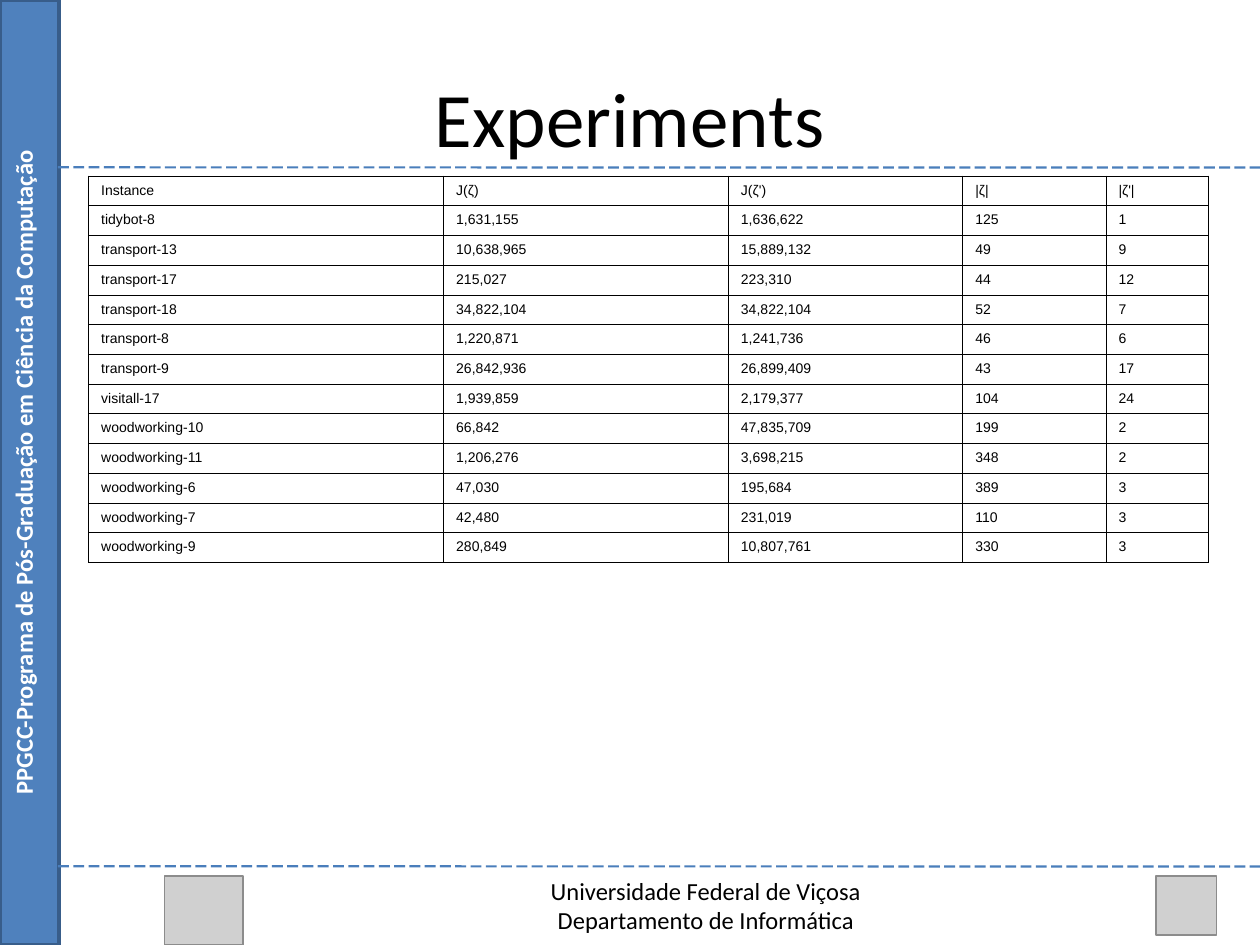
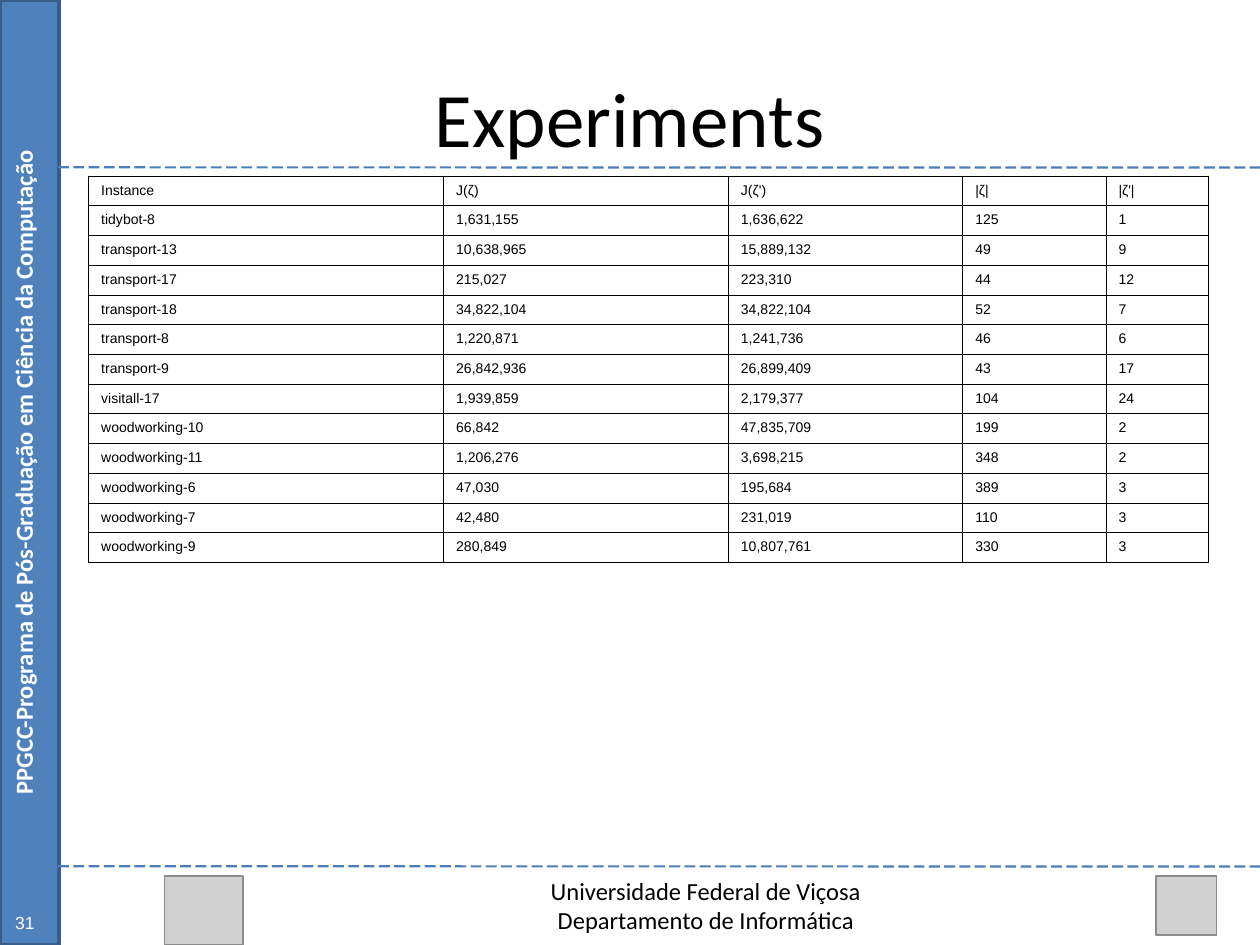
Before and after one commit to Marvinsky/research-marvin, a slide deck: slide 47 of latex/odp/selection heuristics.odp. Drawn at 1260x945 pixels with LibreOffice and Linux fonts; fonts in the diff are those of the drawing; grey boxes stand for pictures. Boxes give left, top, right and bottom in pixels: in the first picture for what was removed or moved away, otherwise in the second. Text is boxed around its words. In the diff, an @@ line names an element or a change of style, - is before the commit and + after.

```diff
--- a/latex/odp/selection heuristics.odp
+++ b/latex/odp/selection heuristics.odp
@@ text added at [15, 917, 34, 929], 10 pt, text #FFFFFF @@
+31
```
Also in this commit, not shown: 54 other slides changed, 1 other file.
